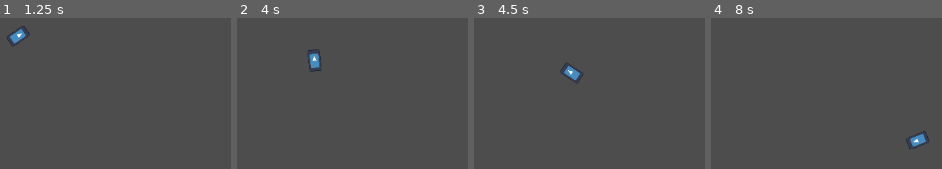
Above: before the commit, frames 1-4 (left to right).
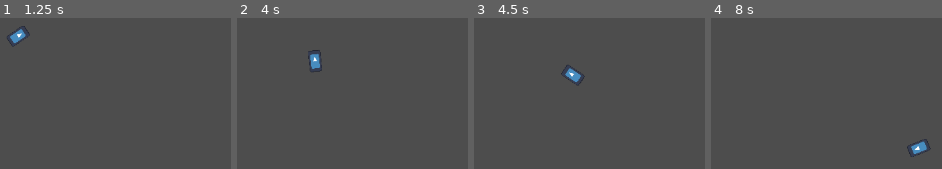
Above: after the commit, the same moments.

Repository: KoloidStudios/salty-green
Game: Godot game, scene res://src/world/test/test_boat.tscn
Two runs of this game, one before a commit and one after it. Both use one fixed random seed, a clock stepped at 60 frames per second and the inputs below. This scene is started directly instead of the project's main scene. The engine's default icon, where the game draws it, is replaced by a stand-in: a white triangle on a blue panel in a dark square.
Inputs:
- Up to frame 1 (1.25 s): tap Enter at 0.5 s; hold Right (right) from 0.53 s (still down)
- Up to frame 2 (4 s): tap Space at 1.25, 2.75 s; release Right (right) at 1.28 s; hold Down (down) 1.28-2.03 s; tap Enter at 2, 3.5 s; hold Right (right) 2.03-2.78 s; hold Up (up) 2.78-3.53 s; hold Left (left) from 3.53 s (still down)
- Up to frame 3 (4.5 s): keep holding Left (left); tap Space at 4.25 s
- Up to frame 4 (8 s): release Left (left) at 5.03 s; hold Down (down) 5.03-5.78 s; hold Right (right) 5.78-6.53 s; hold Up (up) 6.53-7.28 s; hold Right (right) from 7.28 s (still down)

Frame 1 is identical in both runs. In frame 2, 0.3% of the frame differs, in the area x 30-37%, y 20-36%; in frame 3, 0.4%; in frame 4, 0.9%, in the area x 84-96%, y 74-93%.

Commit message:
object: Fix drag force

Diff:
--- a/src/object/base_ship.gd
+++ b/src/object/base_ship.gd
@@ -83,10 +83,16 @@
 	print("T: ", THRUST)
 
 func _physics_process(_delta) -> void:
+	var total_force := Vector2.ZERO
+
+	speed = linear_velocity.length()
+
 	if _is_accelerating:
-		apply_force(Config.meter_to_pixel_multiplier * direction * transform.y * THRUST * gear_multiplier(current_gear()))
+		total_force +=  direction * transform.y * THRUST * gear_multiplier(current_gear())
 
-	apply_force(Config.meter_to_pixel_multiplier * -transform.y * eval_resistance())
+	total_force -= Config.meter_to_pixel_multiplier * -transform.y * eval_resistance()
 
 	if _is_rotating:
 		apply_torque(Config.meter_to_pixel_multiplier * angular_direction * LENGTH * ANGULAR_ACCELERATION * mass)
+
+	apply_central_force(Config.meter_to_pixel_multiplier * total_force)
